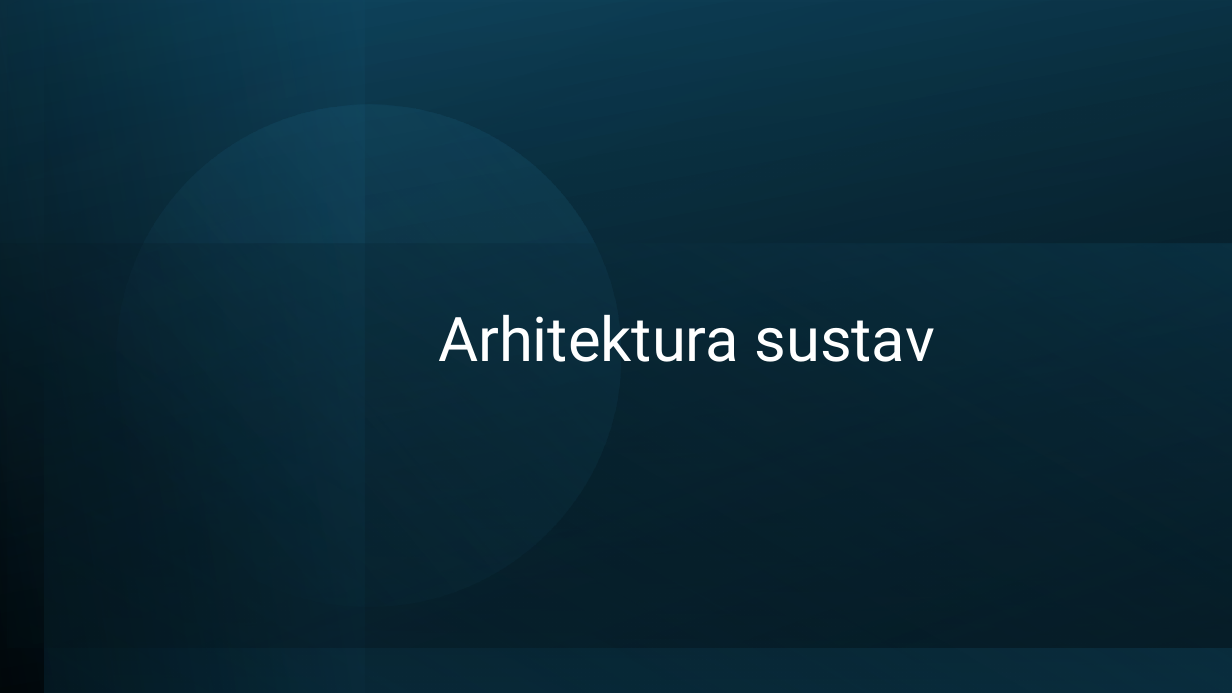
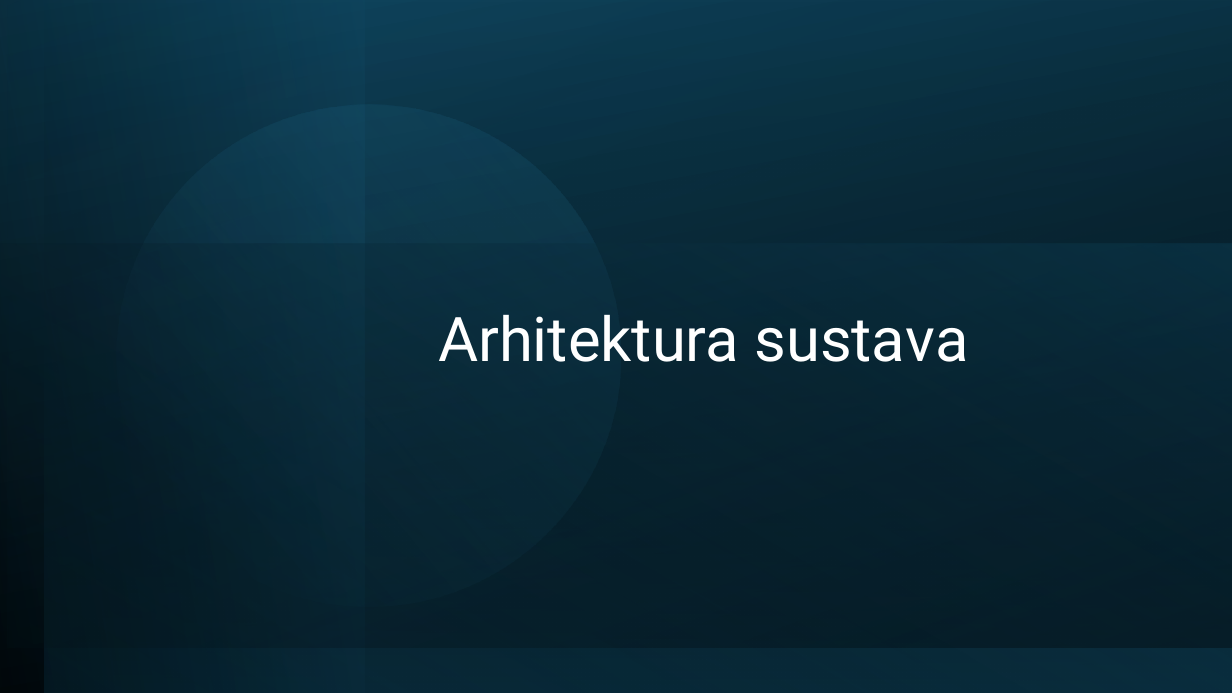
Before and after one commit to tim-error808/error808, a slide deck: slide 15 of docs/PlayTrade.pptx. Drawn at 1232x693 pixels with LibreOffice and Linux fonts; fonts in the diff are those of the drawing. Boxes give left, top, right and bottom in pixels: in the first picture for what was removed or moved away, otherwise in the second. Text is boxed around its words. In the diff, an @@ line names an element or a change of style, - is before the commit and + after.

```diff
--- a/docs/PlayTrade.pptx
+++ b/docs/PlayTrade.pptx
@@ title at [438, 314, 968, 362]: text changed @@
-Arhitektura sustav
+Arhitektura sustava
```
Also in this commit, not shown: 2 other slides changed.
